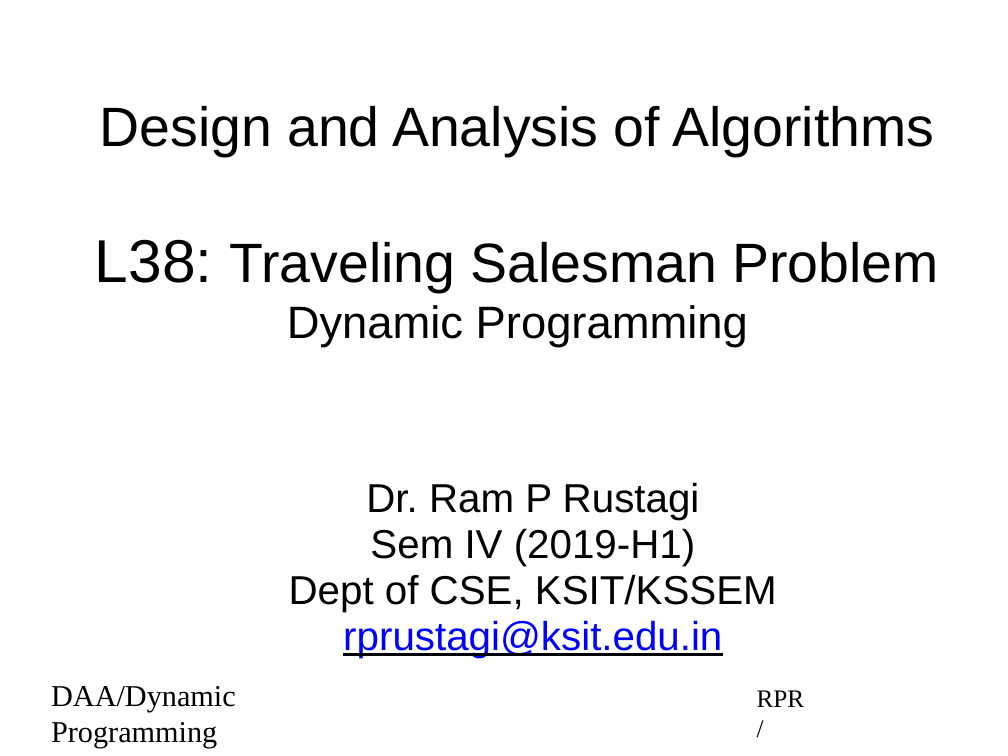
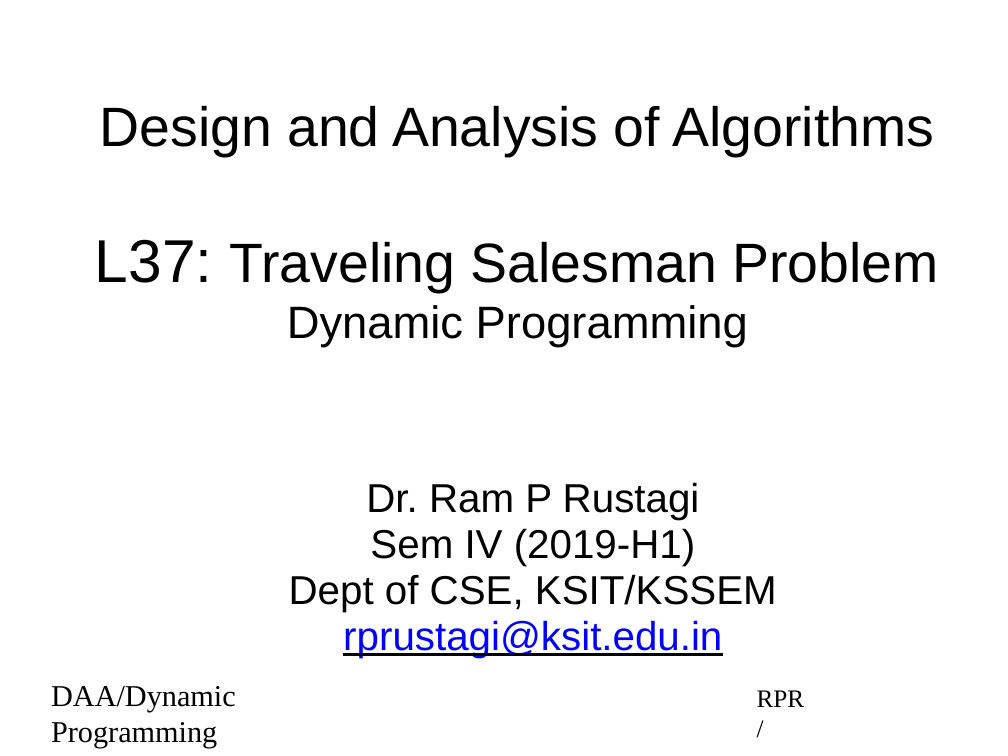
Before and after one commit to rprustagi/2019-17CS43-DAA, a slide deck: slide 1 of Slides-RPR/2019-H1-DAA-L37-DynProg-Travelling-Salesman-Problem.pptx. Drawn at 1008x756 pixels with LibreOffice and Linux fonts; fonts in the diff are those of the drawing. Boxes give left, top, right and bottom in pixels: in the first picture for what was removed or moved away, otherwise in the second. Text is boxed around its words. In the diff, an @@ line names an element or a change of style, - is before the commit and + after.

```diff
--- a/Slides-RPR/2019-H1-DAA-L37-DynProg-Travelling-Salesman-Problem.pptx
+++ b/Slides-RPR/2019-H1-DAA-L37-DynProg-Travelling-Salesman-Problem.pptx
@@ title at (x1=95, y1=239, x2=939, y2=293): text changed @@
-L38: Traveling Salesman Problem
+L37: Traveling Salesman Problem
```
Also in this commit, not shown: 1 other slide changed, 2 other files.
